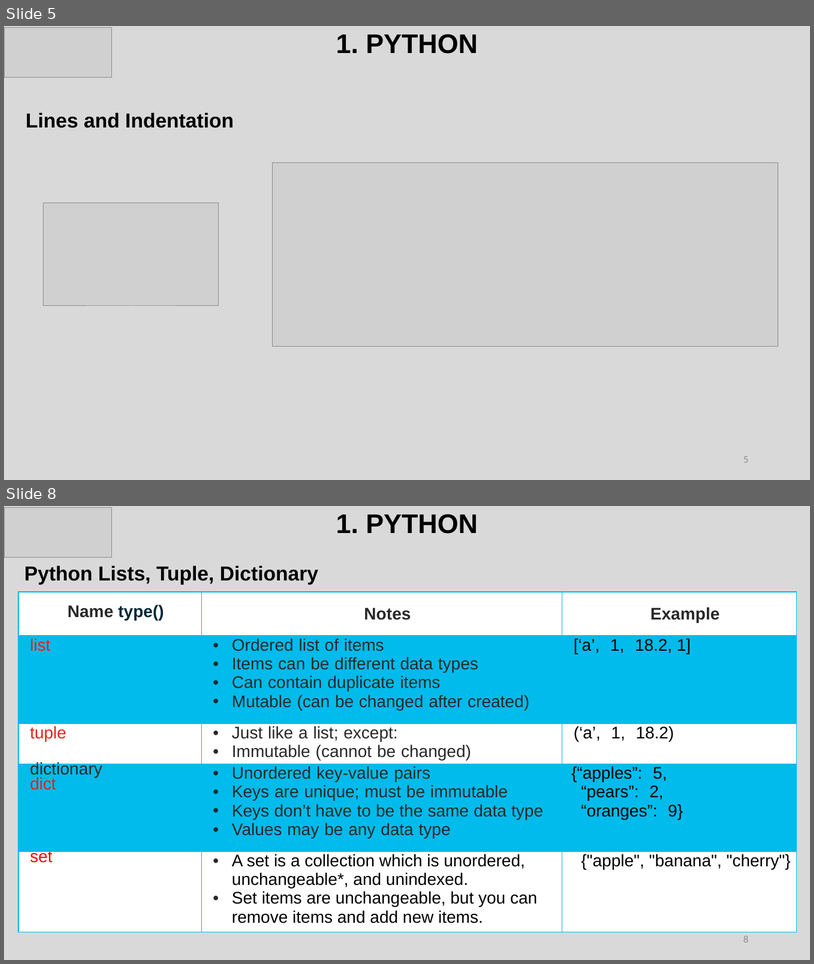
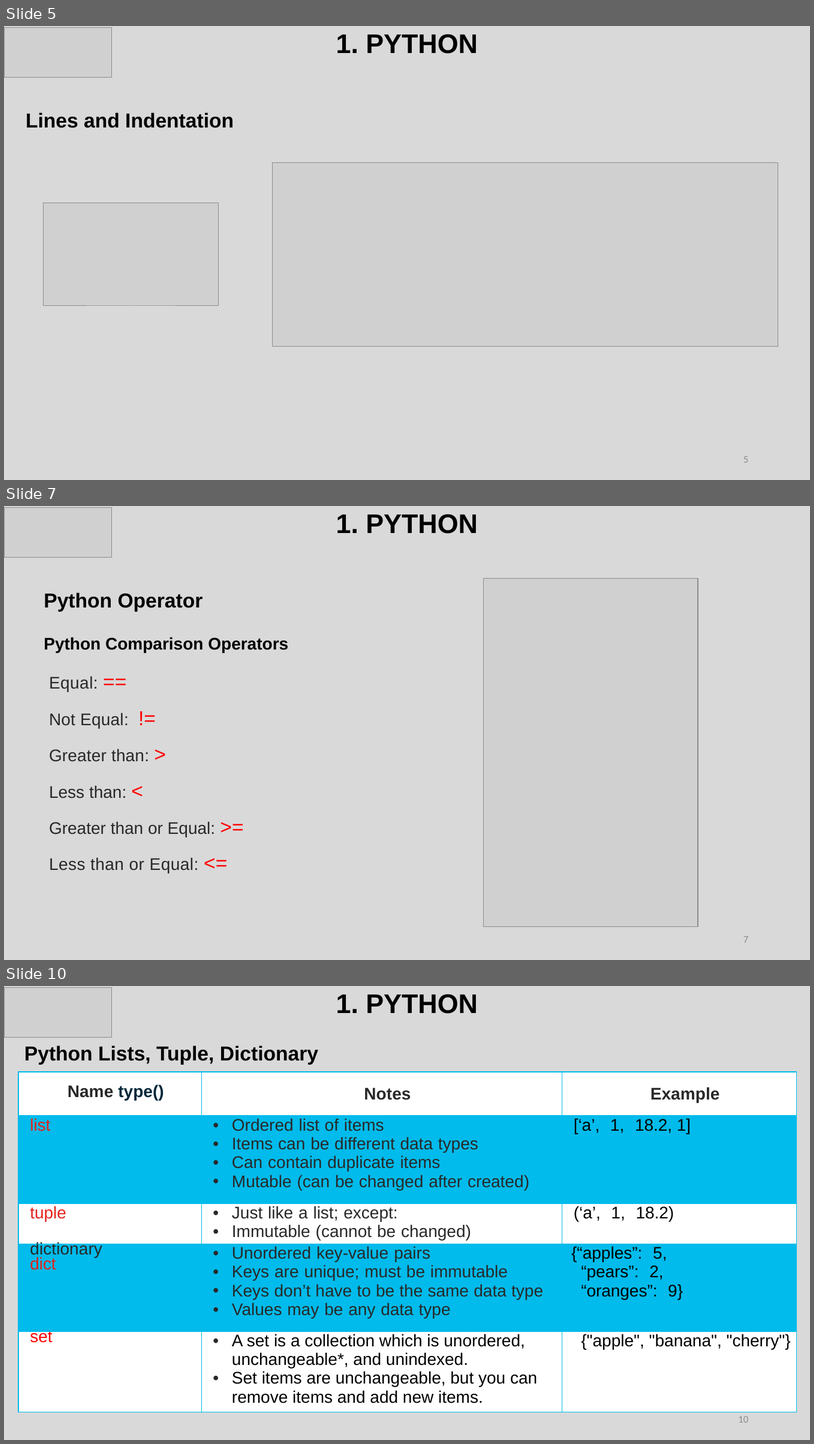
Before and after one commit to lethanhhai279/TMA, a slide deck: Presen_Section1.pptx. Shown one above the other, each under a label of ours: slides 5 and 8 before the commit, slides 5, 7 and 10 after it; the slides between them are not shown. The pictures are 814x964 and 814x1444 pixels, drawn with LibreOffice and Linux fonts; fonts in the diff are those of the drawing; grey boxes stand for pictures. Boxes give left, top, right and bottom in pixels: in the first picture for what was removed or moved away, otherwise in the second. Text is boxed around its words. In the diff, an @@ line names an element or a change of style, - is before the commit and + after.

```diff
--- a/Presen_Section1.pptx
+++ b/Presen_Section1.pptx
@@ slide 7 added at <box>4,506,810,960</box>, background #D9D9D9 @@
@@ picture added at <box>4,508,111,558</box> @@
@@ title added at <box>336,514,478,534</box>, 32 pt, text #000000, bold @@
+1. PYTHON
@@ text added at <box>44,592,203,612</box>, 24 pt, text #000000, bold @@
+Python Operator
@@ picture added at <box>484,579,698,927</box> @@
@@ text added at <box>44,637,288,652</box>, 20 pt, text #000000, bold @@
+Python Comparison Operators
@@ text added at <box>49,676,215,873</box>, 20 pt, text #282828 @@
+Equal: ==
+Not Equal: !=
+Greater than: >
+Less than: <
+Greater than or Equal: >=
+Less than or Equal: <=
@@ page number added at <box>744,936,749,942</box>, 12 pt, text #8C8C8C @@
+7
@@ what was slide 8 is now slide 10 @@
@@ page number at <box>738,1416,749,1422</box>: text changed @@
-8
+10
```
Also in this commit, not shown: 2 slides changed, 4 other slides added.
